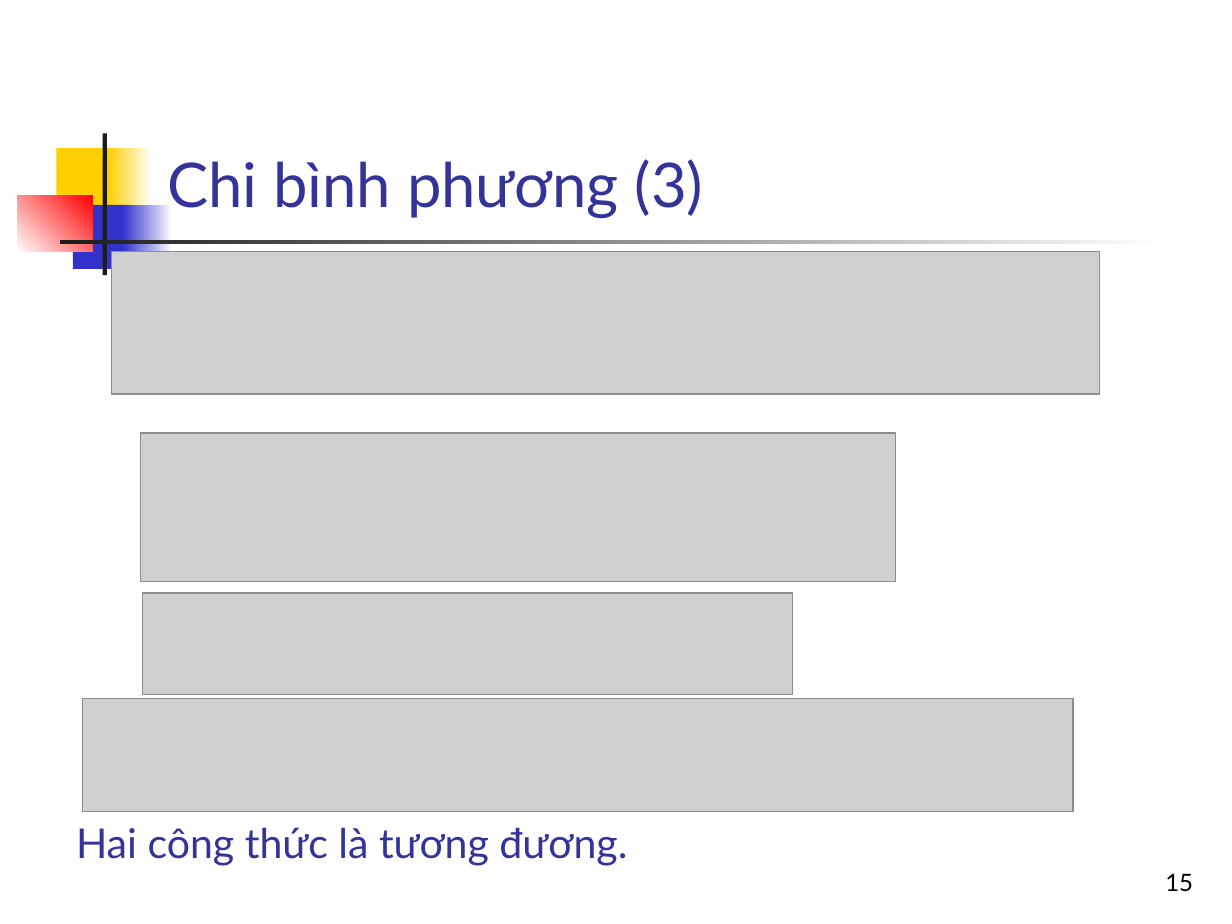
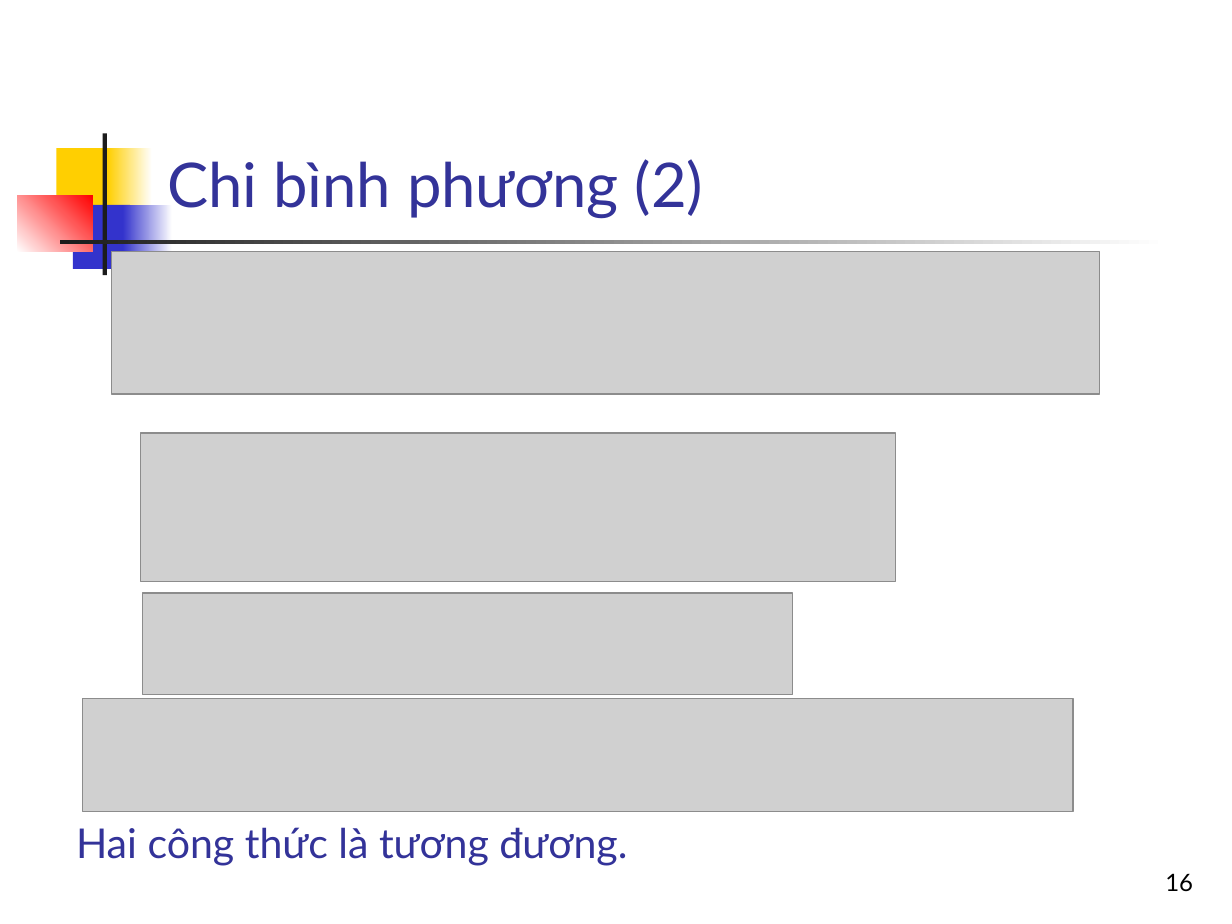
Before and after one commit to nguyenkhanhthien/IT4853, a slide deck: slide 16 of Bai 15 Phan lop va ung dung trong tim kiem Phan 2.pptx (slide 15 before the commit). Drawn at 1232x924 pixels with LibreOffice and Linux fonts; fonts in the diff are those of the drawing; grey boxes stand for pictures. Boxes give left, top, right and bottom in pixels: in the first picture for what was removed or moved away, otherwise in the second. Text is boxed around its words. In the diff, an @@ line names an element or a change of style, - is before the commit and + after.

```diff
--- a/Bai 15 Phan lop va ung dung trong tim kiem Phan 2.pptx
+++ b/Bai 15 Phan lop va ung dung trong tim kiem Phan 2.pptx
@@ title at [167,159,704,219]: text changed @@
-Chi bình phương (3)
+Chi bình phương (2)
@@ page number at [1165,873,1193,891]: text changed @@
-15
+16
```
Also in this commit, not shown: 4 other slides changed.
